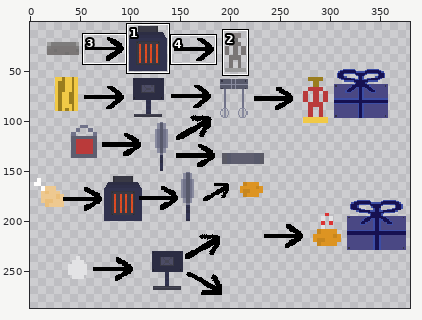
Two states of a sprite sheet, android/assets/instructions.png. Above, an overview of the earlier version with the close-up marked.
Close-up. Before the commit:
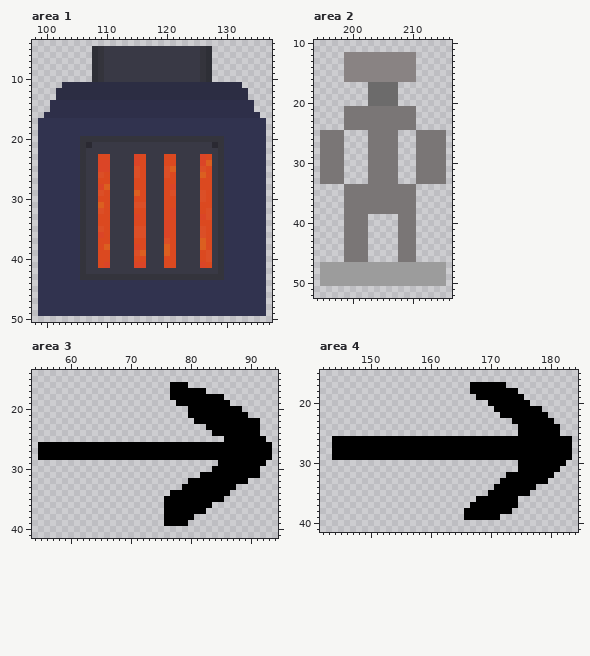
The file is 384x288 pixels. Colours within 5 levels of each other are drawn and written as one. Shown: area 1: x 98..137, y 4..50; area 2: x 194..216, y 10..52; area 3: x 54..94, y 14..41; area 4: x 142..184, y 15..41. The old version is drawn lined up with the new one. The wide view leaves out empty margins. The commit also changed other parts of the picture, which this record leaves out.
And afterwards:
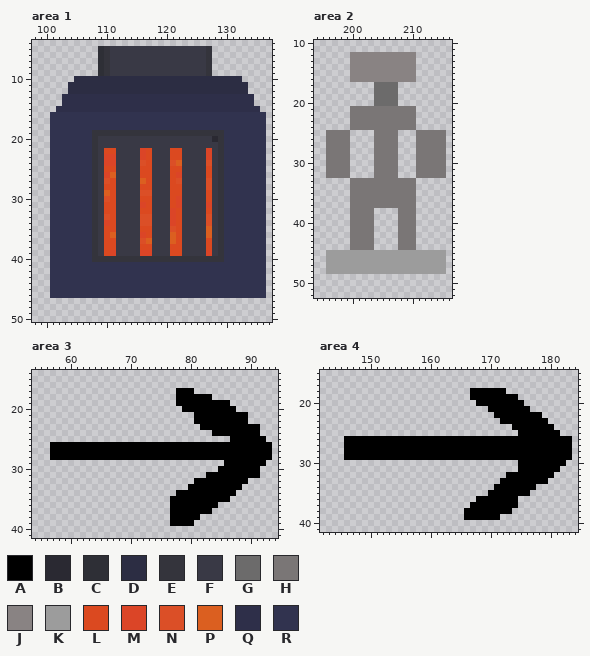
Palette (. is transparent): A #000000  B #2a2932  C #2e2f36  D #2c2d43  E #34343c  F #393945  G #6c6b6b  H #7a7676  J #898383  K #9c9c9c  L #db4920  M #db4527  N #db4f27  P #db5f20  Q #2e2f49  R #31334f
The exact change:
drawings rearranged on the sheet (the old picture shows each at its new place; 2 dropped ones are not shown)
Changed rows in their new state; - is an unchanged pixel.
Area 1:
first column x 99:
 5 ---------.CE---------------FE---------
 6 ---------.CE---------------FE---------
 7 ---------.CE---------------FE---------
 8 ---------.CE---------------FE---------
 9 ---------.CE---------------FE---------
10 ------DDDDDDDDDDDDDDDDDDDDDDDDDDDD----
11 ----.-----------------------------D---
12 ---..---------------------------------
13 ---.QQQQQQQQQQQQQQQQQQQQQQQQQQQQQQQQ--
14 --..----------------------------------
15 --.---------------------------------Q-
16 -.RRRRRRRRRRRRRRRRRRRRRRRRRRRRRRRRRRRR
17 ..------------------------------------
18 ..------------------------------------
19 ..-------EEEEEEEEEEEEEEEEEEEEEE-------
20 ..-----RR-FFFFFFFFFFFFFFFFFFFB--------
21 ..-----RRE-------------------F--------
22 ..-----RRE-LL----ML---LL----M---------
23 ..-----RREFMM---FML--F-L---FM---------
24 ..-----RREF-M---FNL--FNP---FN---------
25 ..-----RREFLL---F-L--FLL---F----------
26 ..-----RREFMP---F-L--F-M---F----------
27 ..-----RREFNL---FPL--F-N---FN---------
28 ..-----RREFLL---F-L--FLL---FN---------
29 ..-----RREFPL---FNN--FLL---F----------
30 ..-----RREFNL---F-L--F-M---F----------
31 ..-----RREF-L---FML--F-M---FM---------
32 ..-----RREF-L---F-L--F-L---FL---------
33 ..-----RREFNL---FNN--F-L---F----------
34 ..-----RREFML---FNN--FML---FN---------
35 ..-----RREF-L---FLL--FNL---FP---------
36 ..-----RREF-P---FML--FPL---FP---------
37 ..-----RREF-L---FNP--FPL---F----------
38 ..-----RREFLL---F-L--F-L---F----------
39 ..-----RREF-M---FMM--F-L---FM---------
40 ..-----RREEEEEEEEEEEEEEEEEEEEE--------
41 ..-----RRRRRRRRRRRRRRRRRRRRRRRR-------
42 ..-----RRRRRRRRRRRRRRRRRRRRRRRR-------
43 ..-----RRRRRRRRRRRRRRRRRRRRRRRR-------
44 ..------------------------------------
45 ..------------------------------------
46 ..------------------------------------
47 ......................................
48 ......................................
49 ......................................
Area 2:
first column x 195:
12 ----.----------------
13 ----.----------------
14 ----.----------------
15 ----.----------------
16 ----.----------------
17 --------.------------
18 --------.------------
19 --------.------------
20 --------.------------
21 ----.----------------
22 ----.----------------
23 ----.----------------
24 ----.----------------
25 .---H---.------------
26 .---H---.------------
27 .---H---.------------
28 .---H---.------------
29 .---H---.------------
30 .---H---.------------
31 .---H---.------------
32 .---H---.------------
33 ....-HHH-----HHH.....
34 ----.----------------
35 ----.----------------
36 ----.----------------
37 ----.----------------
38 ----.----....--------
39 ----.---H------------
40 ----.---H------------
41 ----.---H------------
42 ----.---H------------
43 ----.---H------------
44 ----.---H------------
45 -KKKKKKKKKKKKKKKKKKKK
46 -KKKKKKKKKKKKKKKKKKKK
47 .--------------------
48 .--------------------
49 .....................
50 .....................
Area 3:
first column x 55:
16 ----------------------...------------
17 ----------------------.---..---------
18 ----------------------.------..------
20 ------------------------A--------.---
21 -------------------------.-----------
22 -----------------------------------..
23 ---------------------------A---------
25 -------------------------------.-----
26 ..-----------------------------------
27 ..-----------------------------------
28 ..-----------------------------------
29 ------------------------------.------
30 -----------------------------.-------
31 ---------------------------.---------
32 -------------------------.-----------
33 ------------------------.--------A---
34 ----------------------.---------A----
35 ---------------------.---------A-----
36 ---------------------.-------A-------
37 ---------------------.------A--------
38 ---------------------.----A----------
39 ---------------------.---A-----------
Area 4:
first column x 144:
17 -----------------------......---------
18 -----------------------------..-------
19 -----------------------A-------.------
20 ------------------------AA------.-----
21 --------------------------A------..---
22 ---------------------------A-------.--
23 ----------------------------AA------.-
24 ------------------------------A------.
26 ..------------------------------------
27 ..------------------------------------
28 ..------------------------------------
29 ..------------------------------------
Boxes around the changes in both close-ups, in picture pixels (x1, y1, x2, y2):
changed: (38, 46, 266, 316)
changed: (320, 52, 446, 286)
changed: (170, 382, 260, 442)
erased: (38, 442, 50, 460)
changed: (164, 460, 242, 526)
changed: (470, 382, 560, 430)
erased: (332, 436, 344, 460)
